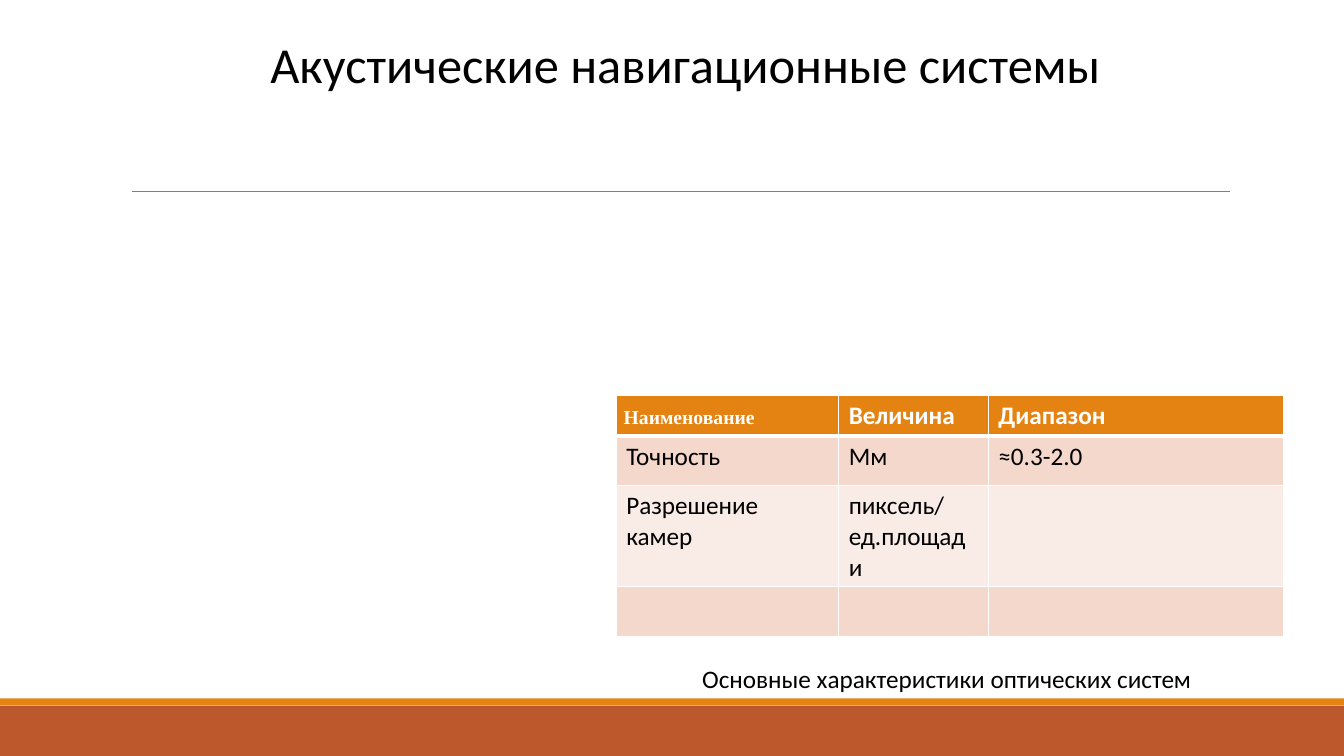
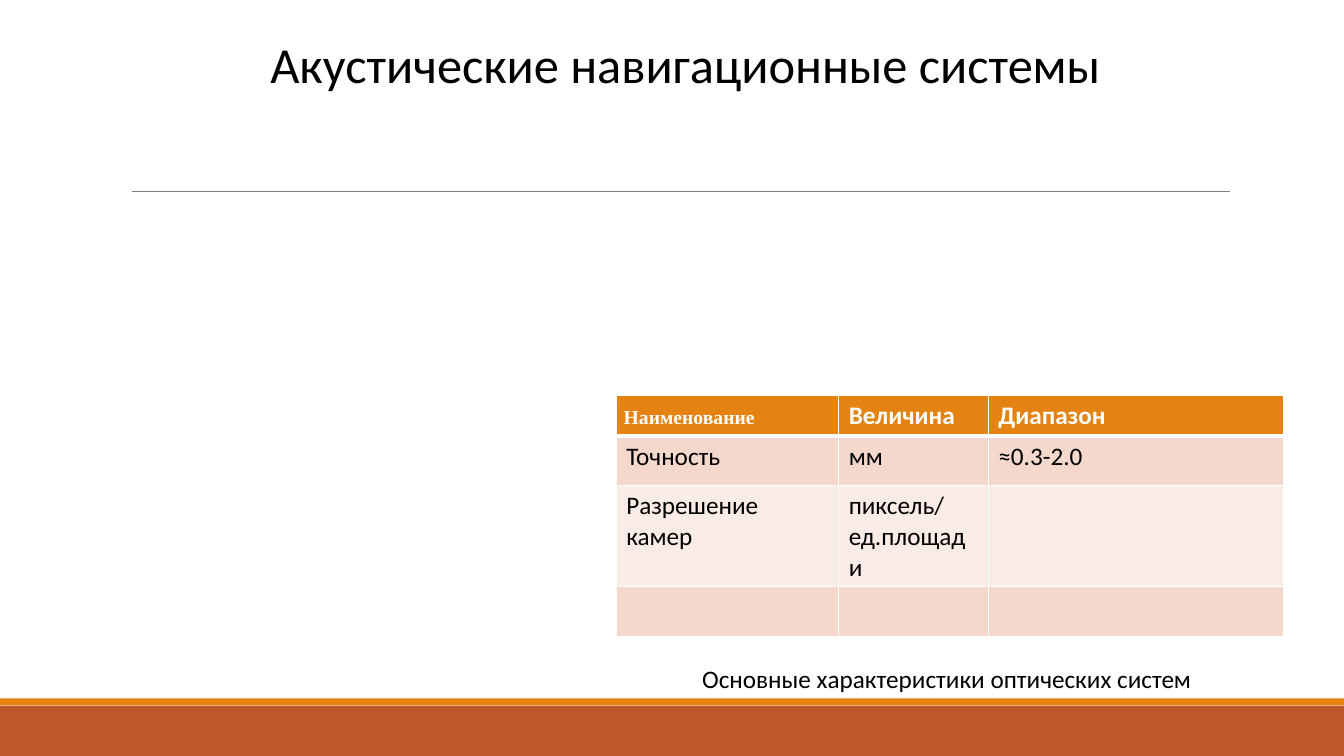
Before and after one commit to vladimirshilyaev/rk9students, a slide deck: slide 7 of doc/Ramzhaev/Presentation.pptx. Drawn at 1344x756 pixels with LibreOffice and Linux fonts; fonts in the diff are those of the drawing. Boxes give left, top, right and bottom in pixels: in the first picture for what was removed or moved away, otherwise in the second. Text is boxed around its words. In the diff, an @@ line names an element or a change of style, - is before the commit and + after.

```diff
--- a/doc/Ramzhaev/Presentation.pptx
+++ b/doc/Ramzhaev/Presentation.pptx
@@ table at <box>616,396,1284,606</box> @@
-row 2, column 2: Мм
+row 2, column 2: мм
```
Also in this commit, not shown: 4 other slides changed, 1 other file.
